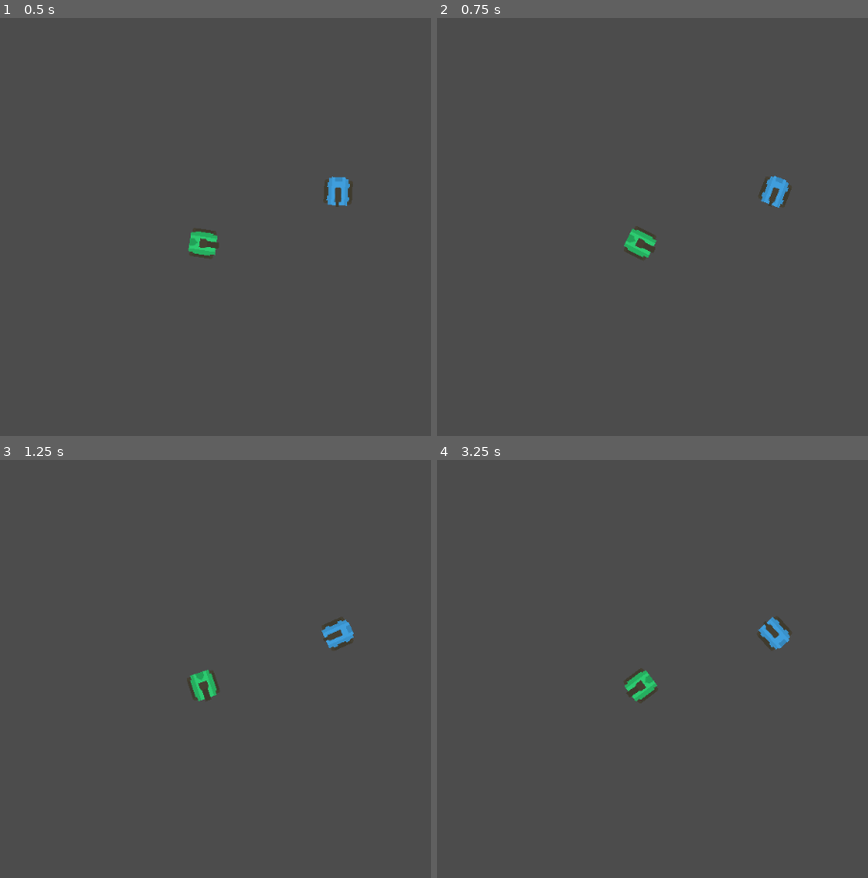
Above: before the commit, frames 1-4 (two rows, left to right).
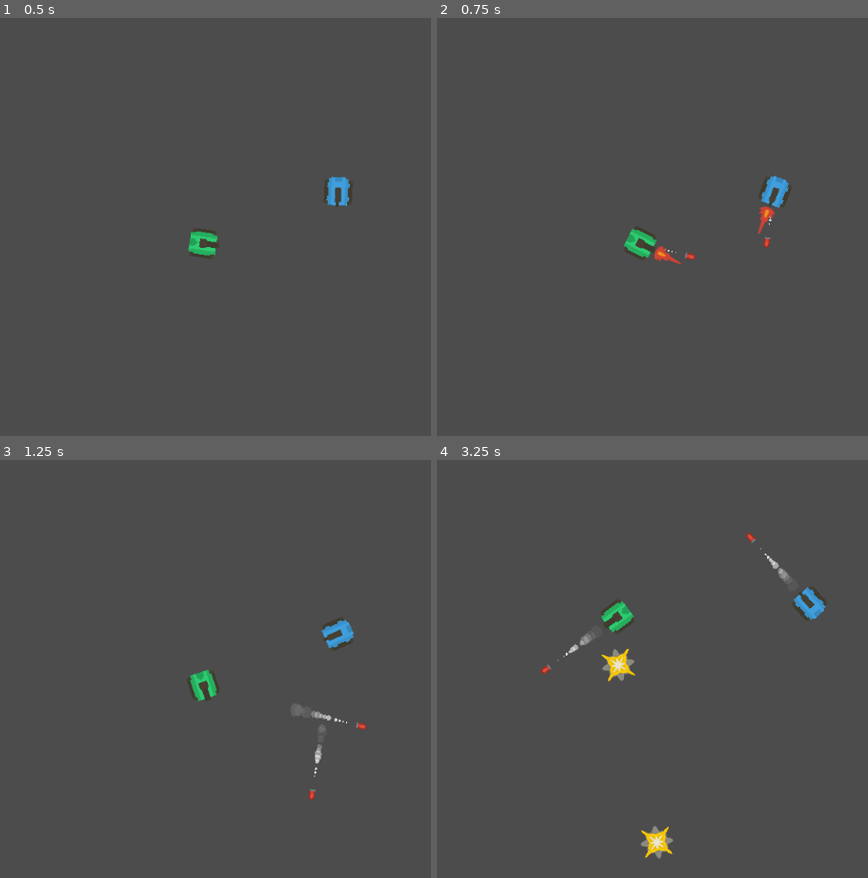
Above: after the commit, the same moments.

Repository: AnaTorres61/rogue-tank
Game: Godot game, scene res://scenes/test_area.tscn
Same seed, same stepped clock (60 frames per second), same inputs: the game is played once before the commit and once after it.
Inputs (mouse positions are in pixels of both pictures, inside the frame that each line leads up to):
- Up to frame 1 (0.5 s): no input
- Up to frame 2 (0.75 s): tap Enter at 0.5 s; move the mouse to (820, 210) at 0.52 s; hold Right (ui_right) from 0.53 s (still down); tap Ctrl (ui_shoot) at 0.6 s
- Up to frame 3 (1.25 s): keep holding Right (ui_right)
- Up to frame 4 (3.25 s): move the mouse to (501, 698) at 1.27 s; release Right (ui_right) at 1.28 s; hold Down (ui_down) 1.28-2.03 s; tap Ctrl (ui_shoot) at 1.35, 2.1, 2.85 s; move the mouse to (730, 577) at 2.02 s; hold Right (ui_right) 2.03-2.78 s; move the mouse to (618, 765) at 2.77 s; hold Up (ui_up) from 2.78 s (still down)

Frame 1 is identical in both runs. In frame 2, 0.3% of the frame differs, in the area x 50-79%, y 44-59%; in frame 3, 0.3%; in frame 4, 2.5%, in the area x 24-91%, y 17-96%.

Commit message:
tank accelerator

Diff:
--- a/scenes/bullet.tscn
+++ b/scenes/bullet.tscn
@@ -110,7 +110,7 @@
 "values": [ true, false ]
 }
 
-[node name="bullet" type="Area2D" index="0" groups=[
+[node name="bullet" type="Area2D" groups=[
 "cannon_bullets",
 ]]
 
--- a/scenes/test_area.tscn
+++ b/scenes/test_area.tscn
@@ -17,7 +17,7 @@
 custom_solver_bias = 0.0
 radius = 10.0
 
-[node name="test_area" type="Node"]
+[node name="test_area" type="Node" index="0"]
 
 [node name="Tank" parent="." index="0" instance=ExtResource( 1 )]
 
--- a/scripts/Tank.gd
+++ b/scripts/Tank.gd
@@ -6,8 +6,9 @@
 
 const ROT_VEL = PI/2 # 1/4 volta por seg
 
-var speed = 200
+const MAX_SPEED = 200
 var pre_bullet = preload("res://scenes/bullet.tscn")
+var acell = 0
 
 export(int, "bigRed", "blue", "dark", "darkLarge", "green", "huge", "red", "sand") var bodie = 2 setget set_bodie
 export(int, "dark1", "dark2", "dark3", "green1", "green2", "green3", "red1", "red2", "red3", "sand1", "sand2", "sand3") var barrel = 0 setget set_barrel
@@ -67,30 +68,43 @@
 #	if Input.is_action_pressed("ui_down"):
 #		dir_y += 1
 ##	shoot move
-#	if Input.is_action_just_pressed("ui_shoot"):
-##		if there are up to three bullets in the group
-#		if get_tree().get_nodes_in_group(BULLET_TANK_GROUP).size() < 6:
-#			var bullet = pre_bullet.instance()
-#			# put the bullet on the tip cannon
-#			bullet.global_position = $barrel/muzzle.global_position
-#			bullet.dir = Vector2(cos(rotation), sin(rotation)).normalized()
-#			bullet.add_to_group(BULLET_TANK_GROUP)
-#			# put the bullet in the scene
-#			get_parent().add_child(bullet) # $"../".add_child(bullet)
-#			$barrel/anim.play("fire")
+	if Input.is_action_just_pressed("ui_shoot"):
+		# if there are up to three bullets in the group
+		if get_tree().get_nodes_in_group(BULLET_TANK_GROUP).size() < 6:
+			var bullet = pre_bullet.instance()
+			# put the bullet on the tip cannon
+			bullet.global_position = $barrel/muzzle.global_position
+			bullet.dir = Vector2(cos(rotation), sin(rotation)).normalized()
+			bullet.add_to_group(BULLET_TANK_GROUP)
+			# put the bullet in the scene
+			get_parent().add_child(bullet) # $"../".add_child(bullet)
+			$barrel/anim.play("fire")
 #
 #	look_at(get_global_mouse_position())
 #
 #	move_and_slide(Vector2(dir_x,dir_y) * speed)
 
 	var rot = 0
+	var dir = 0
 
 	if Input.is_action_pressed("ui_right"):
 		rot +=1
 	if Input.is_action_pressed("ui_left"):
 		rot -=1
+	if Input.is_action_pressed("ui_up"):
+		dir += 1
+	if Input.is_action_pressed("ui_down"):
+		dir -= 1
 
 	rotate(ROT_VEL * rot * delta)
+
+	if dir != 0:
+		acell = lerp(acell, MAX_SPEED*dir, .03)
+	else:
+		acell = lerp(acell, 0, .05)
+
+	move_and_slide(Vector2(cos(rotation), sin(rotation)) * acell)
+
 
 func set_bodie(val):
 	bodie = val
